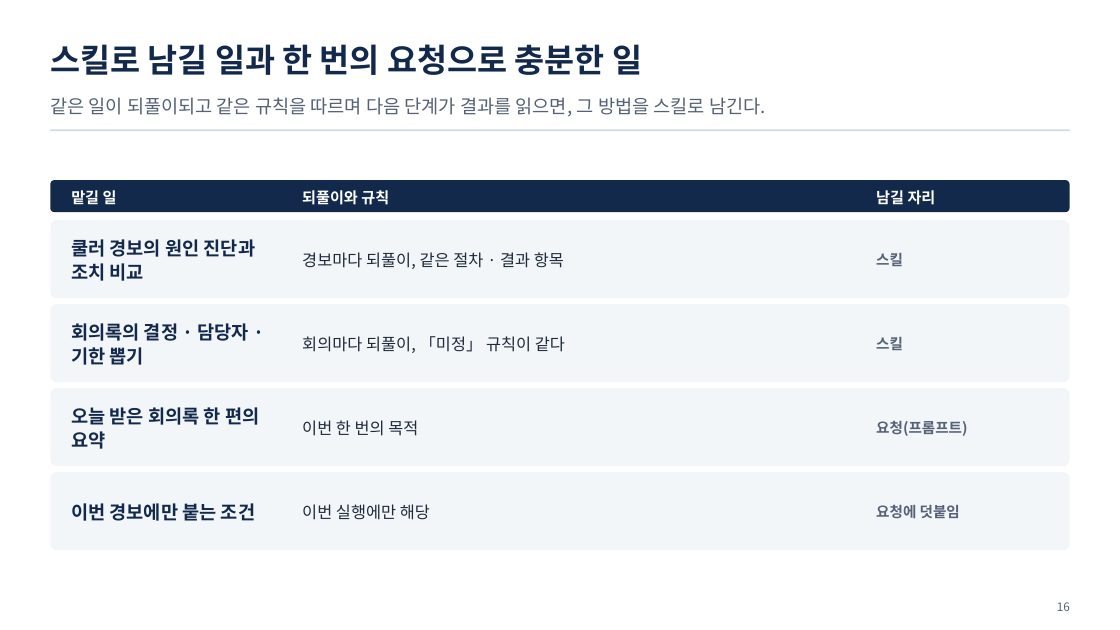
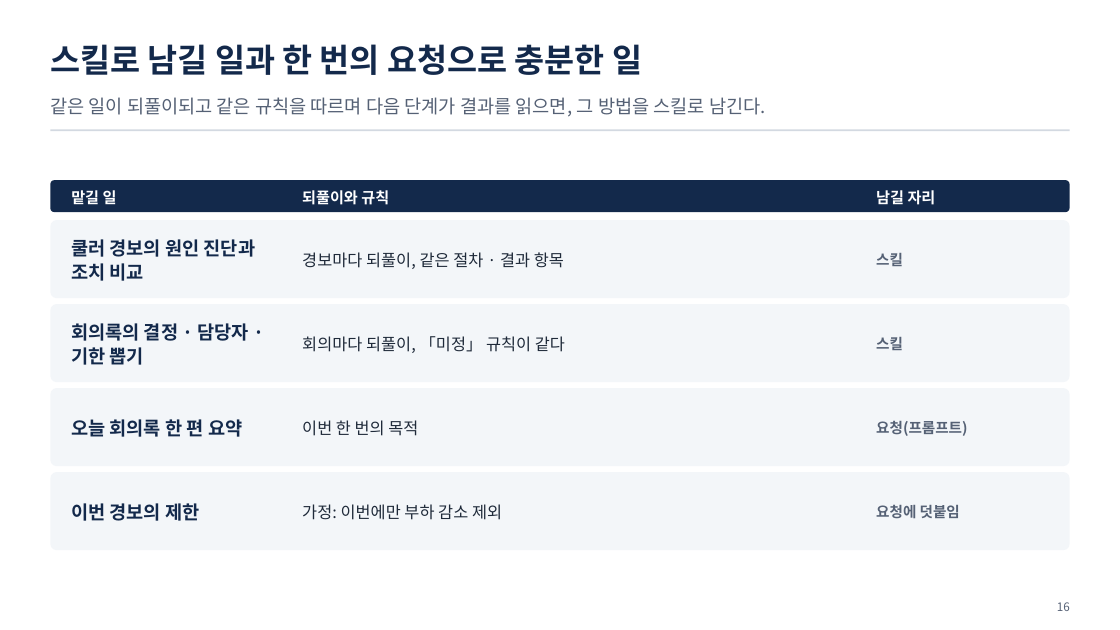
Before and after one commit to uengine-oss/hyd-iot-edu, a slide deck: slide 16 of workspace/강의제작/산출물/통합반/이론_오프라인/06회차/통합반_오프라인_06회차.pptx. Drawn at 1120x630 pixels with LibreOffice and Linux fonts; fonts in the diff are those of the drawing. Boxes give left, top, right and bottom in pixels: in the first picture for what was removed or moved away, otherwise in the second. Text is boxed around its words. In the diff, an @@ line names an element or a change of style, - is before the commit and + after.

Commit message:
통합반 현장 6회차 11~16장 운전원의 SOP와 에이전트 스킬을 두 경보 원문 및 일회 요청과 대조하는 노트를 검증한다

```diff
--- a/workspace/강의제작/산출물/통합반/이론_오프라인/06회차/통합반_오프라인_06회차.pptx
+++ b/workspace/강의제작/산출물/통합반/이론_오프라인/06회차/통합반_오프라인_06회차.pptx
@@ text at box(71, 419, 242, 437): text changed @@
-오늘 받은 회의록 한 편의 요약
+오늘 회의록 한 편 요약
@@ text at box(71, 503, 199, 521): text changed @@
-이번 경보에만 붙는 조건
+이번 경보의 제한
@@ text at box(302, 504, 502, 520): text changed @@
-이번 실행에만 해당
+가정: 이번에만 부하 감소 제외
```
Also in this commit, not shown: 5 other slides changed, 10 other files.
